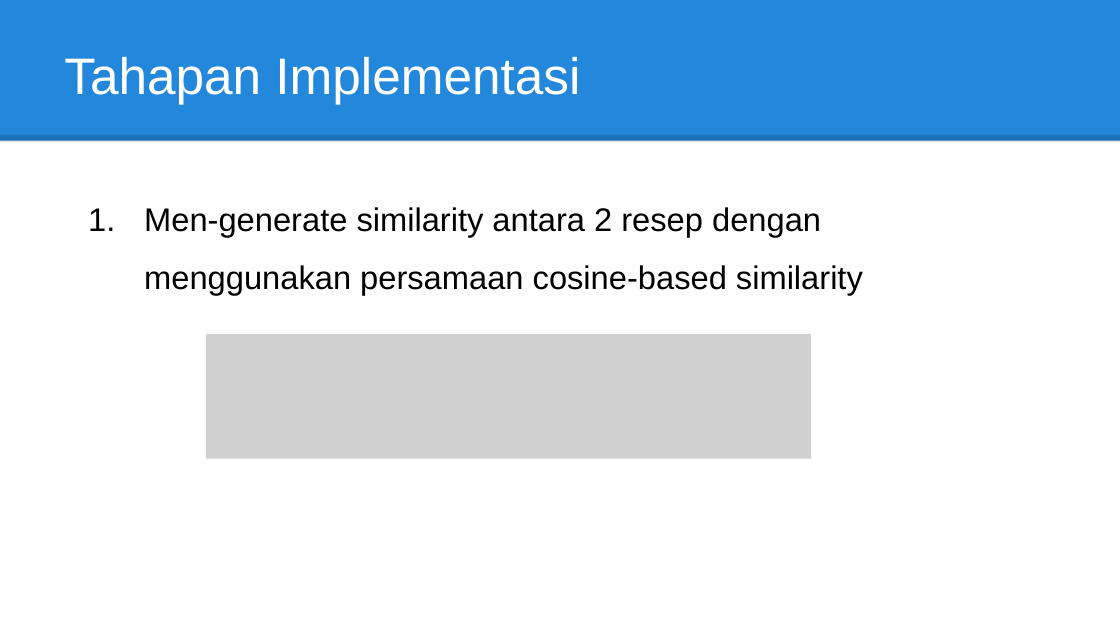
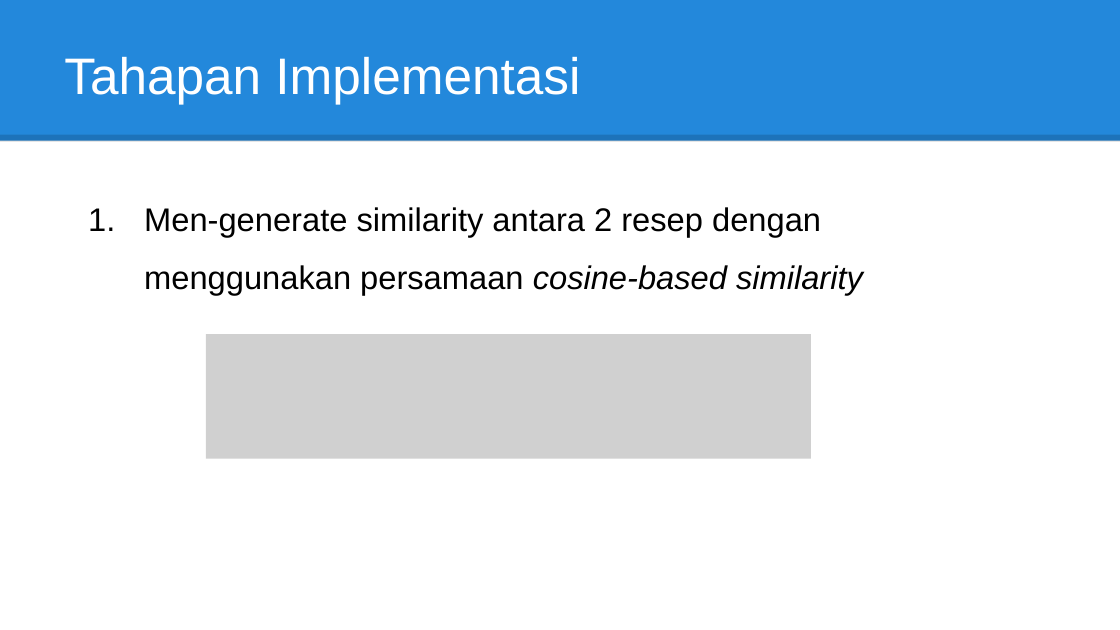
Before and after one commit to nicolasruslim/TA_document, a slide deck: slide 24 of DailyNeeds.co.id/LAPORAN/SIDANG/DOKUMEN/Sidang TA 18211031 Nicolas Novian Ruslim.pptx. Drawn at 1120x630 pixels with LibreOffice and Linux fonts; fonts in the diff are those of the drawing; grey boxes stand for pictures. Boxes give left, top, right and bottom in pixels: in the first picture for what was removed or moved away, otherwise in the second. Text is boxed around its words. In the diff, an @@ line names an element or a change of style, - is before the commit and + after.

```diff
--- a/DailyNeeds.co.id/LAPORAN/SIDANG/DOKUMEN/Sidang TA 18211031 Nicolas Novian Ruslim.pptx
+++ b/DailyNeeds.co.id/LAPORAN/SIDANG/DOKUMEN/Sidang TA 18211031 Nicolas Novian Ruslim.pptx
@@ text "Men-generate similarity antara 2 resep ..." at bbox=[144, 207, 863, 295]: italic on in "cosine-based similarity" @@
```
Also in this commit, not shown: 2 other slides changed, 3 other files.
